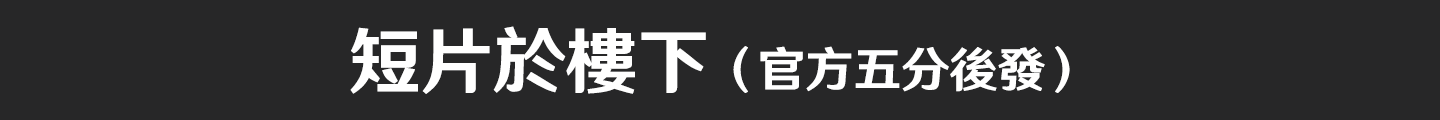
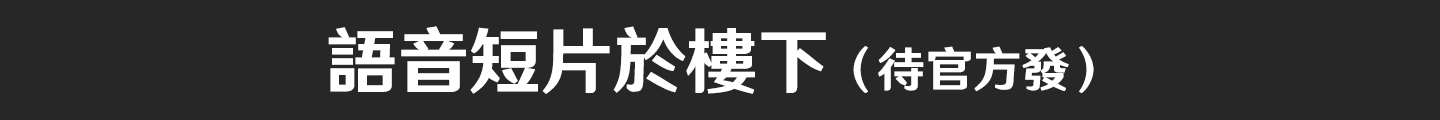
The second (1440, 120) image is a revision of the first. Changes to its layers:
renamed "短片於樓下（官方五分後發）" to "語音短片於樓下（待官方發）", painted on it over [328, 26, 1094, 94]
